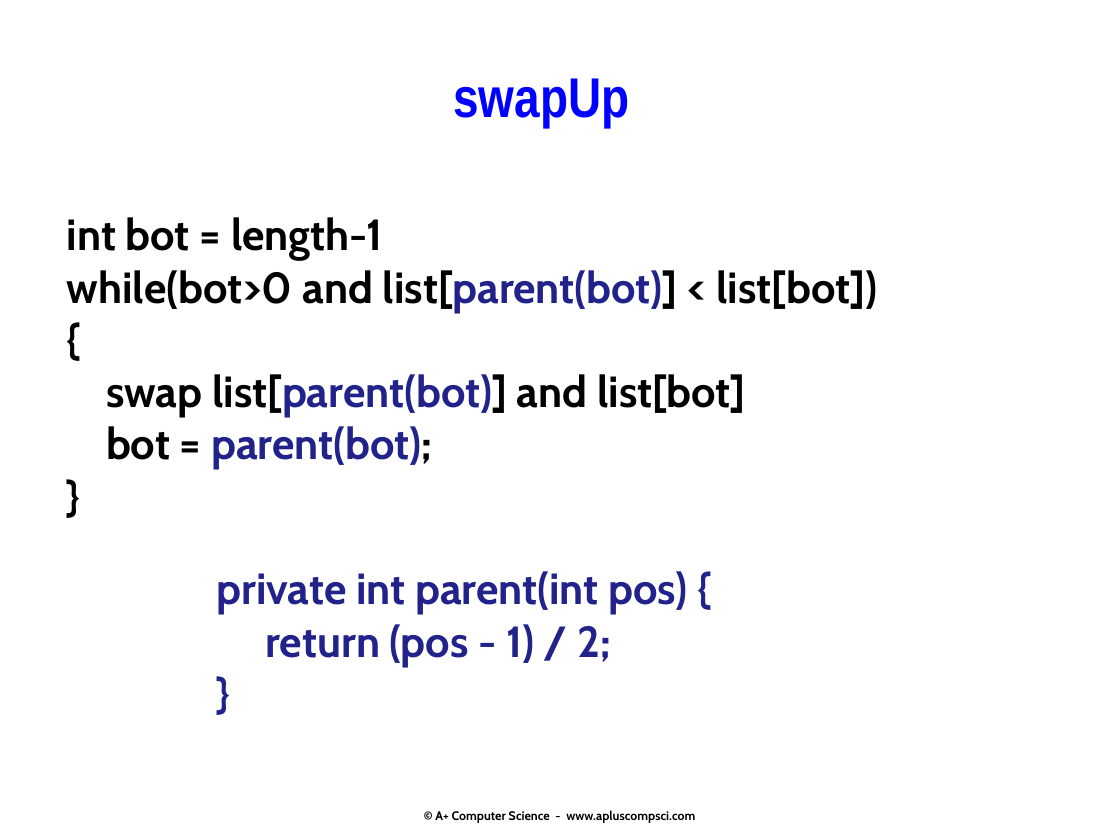
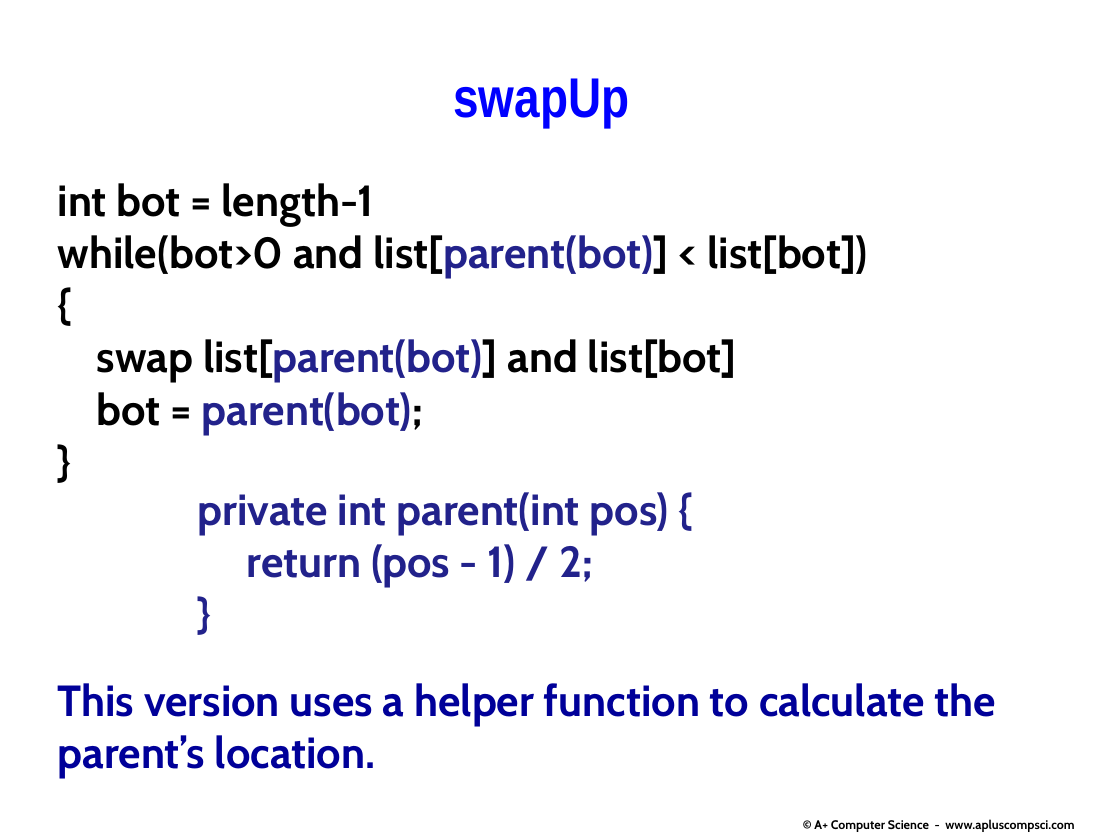
Before and after one commit to Cy-FairCS/cs3, a slide deck: slide 23 of u08c_heaps/notes/_a.heaps.pptx (slide 24 before the commit). Drawn at 1120x840 pixels with LibreOffice and Linux fonts; fonts in the diff are those of the drawing. Boxes give left, top, right and bottom in pixels: in the first picture for what was removed or moved away, otherwise in the second. Text is boxed around its words. In the diff, an @@ line names an element or a change of style, - is before the commit and + after.

```diff
--- a/u08c_heaps/notes/_a.heaps.pptx
+++ b/u08c_heaps/notes/_a.heaps.pptx
@@ text "int bot = length-1": place and size @@
-text "int bot = length-1" at bbox=[67, 217, 878, 470]
+text "int bot = length-1" at bbox=[58, 183, 868, 435]
@@ text "private int parent(int pos) { ...": place and size @@
-text "private int parent(int pos) { ..." at bbox=[216, 571, 687, 667]
+text "private int parent(int pos) { ..." at bbox=[198, 492, 669, 587]
@@ text added at bbox=[58, 683, 996, 778], 28 pt, text #000099, bold @@
+This version uses a helper function to calculate the parent’s location.
@@ text "© A+ Computer Science - ...": place and size @@
-text "© A+ Computer Science - ..." at bbox=[435, 810, 695, 823]
+text "© A+ Computer Science - ..." at bbox=[814, 819, 1074, 832]
```
Also in this commit, not shown: 3 other slides changed, 2 slides added, 2 other files.
